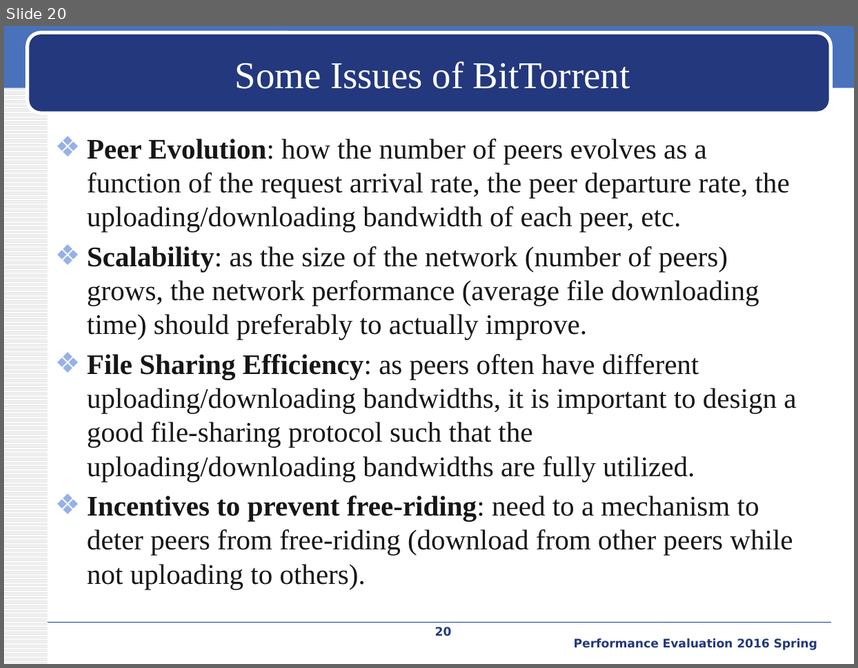
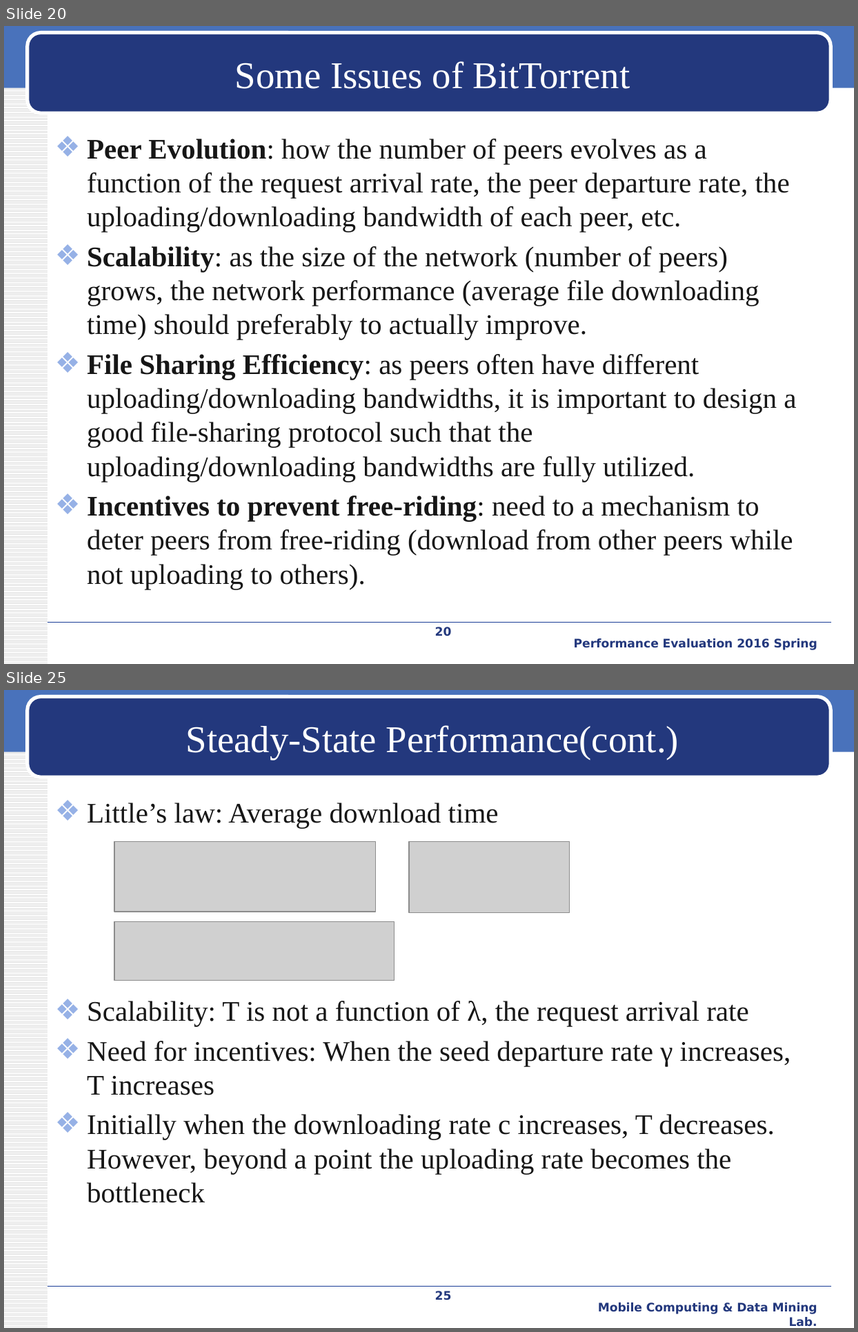
Before and after one commit to iamyuanchung/PE_104_2, a slide deck: final/BT-like-peer2peer.pptx. Shown one above the other, each under a label of ours: slide 20 before the commit, slides 20 and 25 after it; the slides between them are not shown. The pictures are 858x668 and 858x1332 pixels, drawn with LibreOffice and Linux fonts; fonts in the diff are those of the drawing; grey boxes stand for pictures; background and template pictures are left out. Boxes give left, top, right and bottom in pixels: in the first picture for what was removed or moved away, otherwise in the second. Text is boxed around its words. In the diff, an @@ line names an element or a change of style, - is before the commit and + after.

```diff
--- a/final/BT-like-peer2peer.pptx
+++ b/final/BT-like-peer2peer.pptx
@@ slide 25 added at (4, 690, 854, 1328), background #FFFFFF; not listed: 4 template elements that a slide beside it also shows @@
@@ title added at (186, 725, 679, 760), 32 pt, text #FFFFFF @@
+Steady-State Performance(cont.)
@@ text added at (87, 802, 791, 1203), 24 pt, text #161616 @@
+❖ Little’s law: Average download time
+❖ Scalability: T is not a function of λ, the request arrival rate
+❖ Need for incentives: When the seed departure rate γ increases, T increases
+❖ Initially when the downloading rate c increases, T decreases. However, beyond a point the uploading rate becomes the bottleneck
@@ picture added at (114, 841, 375, 912) @@
@@ picture added at (408, 841, 569, 913) @@
@@ picture added at (114, 921, 394, 980) @@
@@ page number added at (435, 1290, 452, 1300), 10 pt, text #23387D, bold @@
+25
@@ text added at (598, 1302, 818, 1326), 10 pt, text #23387D, bold @@
+Mobile Computing & Data Mining Lab.
```
Also in this commit, not shown: 5 slides changed, 15 other slides added.
